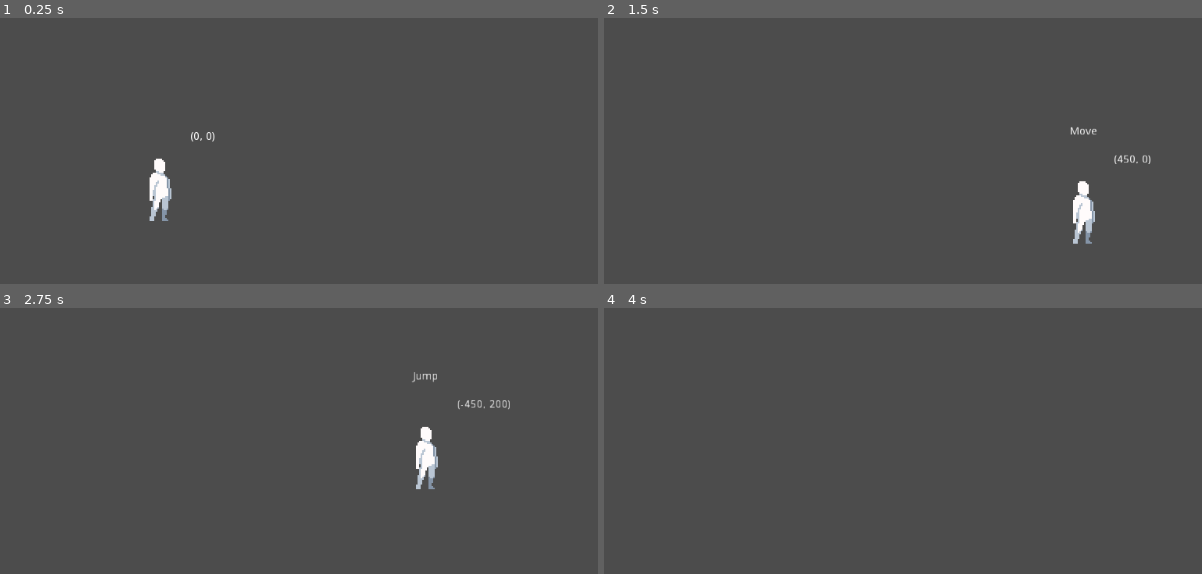
Above: before the commit, frames 1-4 (two rows, left to right).
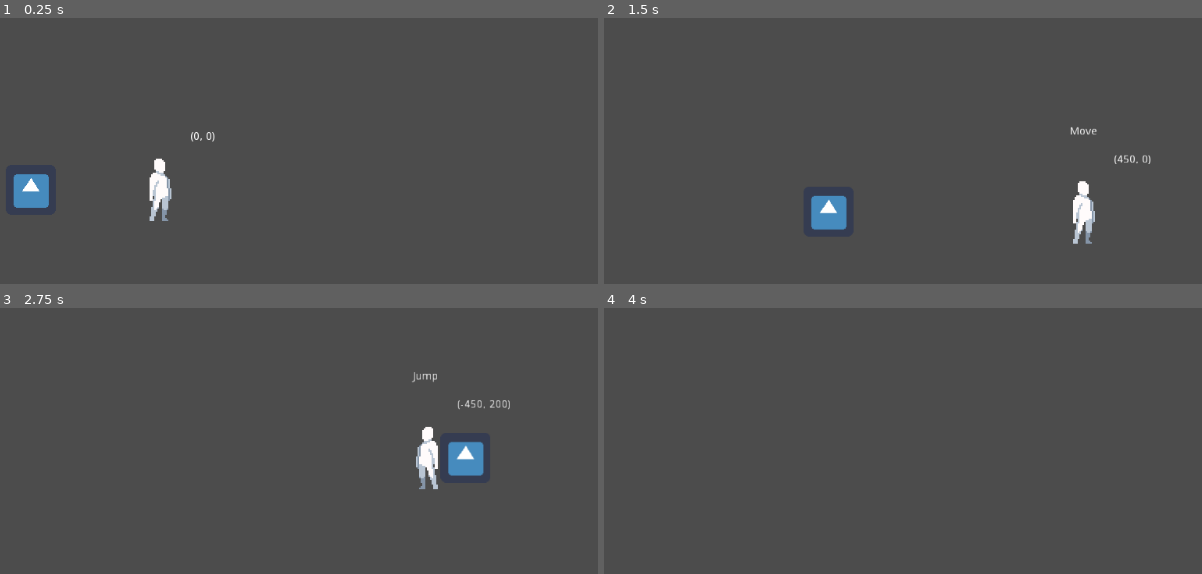
Above: after the commit, the same moments.

Repository: yhharryc/GodotWild
Game: Godot game, scene res://game/scenes/Game.tscn
Two runs of this game, one before a commit and one after it. Both use one fixed random seed, a clock stepped at 60 frames per second and the inputs below. The engine's default icon, where the game draws it, is replaced by a stand-in: a white triangle on a blue panel in a dark square.
Inputs:
- Up to frame 1 (0.25 s): no input
- Up to frame 2 (1.5 s): tap Enter at 0.5 s; hold D (move_right) from 0.53 s (still down); tap Space (jump) at 0.77 s
- Up to frame 3 (2.75 s): tap Space (jump) at 1.52 s; release D (move_right) at 2.03 s; hold Left (move_left) from 2.03 s (still down)
- Up to frame 4 (4 s): release Left (move_left) at 2.78 s; hold D (move_right) from 2.78 s (still down); tap Space (jump) at 3.02, 3.77 s

The runs differ from the first frame. In frame 1, 0.8% of the frame differs, in the area x 2-9%, y 58-72%; in frame 2, 0.8%; in frame 3, 1.2%, in the area x 69-81%, y 44-69%; in frame 4, nothing differs.

Commit message:
first step

Diff:
--- /dev/null
+++ b/game/resources/animations/player/player_idle.tres
@@ -0,0 +1,25 @@
+[gd_resource type="Animation" load_steps=8 format=2]
+
+[ext_resource path="res://game/resources/sprites/player/states/idle/1.png" type="Texture" id=1]
+[ext_resource path="res://game/resources/sprites/player/states/idle/2.png" type="Texture" id=2]
+[ext_resource path="res://game/resources/sprites/player/states/idle/3.png" type="Texture" id=3]
+[ext_resource path="res://game/resources/sprites/player/states/idle/4.png" type="Texture" id=4]
+[ext_resource path="res://game/resources/sprites/player/states/idle/7.png" type="Texture" id=5]
+[ext_resource path="res://game/resources/sprites/player/states/idle/5.png" type="Texture" id=6]
+[ext_resource path="res://game/resources/sprites/player/states/idle/6.png" type="Texture" id=7]
+
+[resource]
+resource_name = "player_idle"
+loop = true
+tracks/0/type = "value"
+tracks/0/path = NodePath("Sprite:texture")
+tracks/0/interp = 1
+tracks/0/loop_wrap = true
+tracks/0/imported = false
+tracks/0/enabled = true
+tracks/0/keys = {
+"times": PoolRealArray( 0, 0.2, 0.3, 0.4, 0.5, 0.6, 0.8 ),
+"transitions": PoolRealArray( 1, 1, 1, 1, 1, 1, 1 ),
+"update": 1,
+"values": [ ExtResource( 1 ), ExtResource( 2 ), ExtResource( 3 ), ExtResource( 4 ), ExtResource( 6 ), ExtResource( 7 ), ExtResource( 5 ) ]
+}
--- a/game/scenes/Game.tscn
+++ b/game/scenes/Game.tscn
@@ -1,8 +1,13 @@
-[gd_scene load_steps=3 format=2]
+[gd_scene load_steps=6 format=2]
 
 [ext_resource path="res://game/scenes/actors/Player.tscn" type="PackedScene" id=1]
+[ext_resource path="res://game/scripts/actors/Friend.gd" type="Script" id=2]
+[ext_resource path="res://icon.png" type="Texture" id=3]
 
 [sub_resource type="RectangleShape2D" id=1]
+
+[sub_resource type="CircleShape2D" id=2]
+radius = 32.0
 
 [node name="Game" type="Node"]
 
@@ -23,3 +28,16 @@
 
 [node name="Player" parent="." instance=ExtResource( 1 )]
 position = Vector2( 464, 193 )
+
+[node name="Friend" type="KinematicBody2D" parent="."]
+position = Vector2( 298, 237 )
+collision_layer = 0
+collision_mask = 0
+script = ExtResource( 2 )
+targetPath = NodePath("../Player")
+
+[node name="Sprite" type="Sprite" parent="Friend"]
+texture = ExtResource( 3 )
+
+[node name="CollisionShape2D" type="CollisionShape2D" parent="Friend"]
+shape = SubResource( 2 )
--- a/game/scenes/actors/Player.tscn
+++ b/game/scenes/actors/Player.tscn
@@ -15,6 +15,7 @@
 [ext_resource path="res://game/resources/sprites/player/states/idle/7.png" type="Texture" id=13]
 [ext_resource path="res://game/resources/sprites/player/states/idle/5.png" type="Texture" id=14]
 [ext_resource path="res://game/resources/sprites/player/states/idle/6.png" type="Texture" id=15]
+[ext_resource path="res://game/resources/animations/player/player_idle.tres" type="Animation" id=16]
 
 [sub_resource type="SpriteFrames" id=1]
 animations = [ {
@@ -33,17 +34,34 @@
 radius = 13.0
 height = 53.0
 
-[sub_resource type="AnimationNodeStateMachine" id=3]
-
-[sub_resource type="AnimationNodeStateMachinePlayback" id=4]
+[sub_resource type="Animation" id=3]
+length = 0.001
+tracks/0/type = "value"
+tracks/0/path = NodePath("Sprite:texture")
+tracks/0/interp = 1
+tracks/0/loop_wrap = true
+tracks/0/imported = false
+tracks/0/enabled = true
+tracks/0/keys = {
+"times": PoolRealArray( 0 ),
+"transitions": PoolRealArray( 1 ),
+"update": 0,
+"values": [ ExtResource( 1 ) ]
+}
 
 [node name="Player" type="KinematicBody2D"]
 script = ExtResource( 2 )
 
+[node name="Sprite" type="Sprite" parent="."]
+scale = Vector2( 2, 2 )
+texture = ExtResource( 1 )
+
 [node name="AnimatedSprite" type="AnimatedSprite" parent="."]
+visible = false
 scale = Vector2( 2, 2 )
 frames = SubResource( 1 )
 animation = "player_idle"
+frame = 1
 
 [node name="CollisionShape2D" type="CollisionShape2D" parent="."]
 position = Vector2( 0, 45 )
@@ -82,11 +100,9 @@
 margin_bottom = -17.0
 script = ExtResource( 8 )
 
-[node name="AnimationTree" type="AnimationTree" parent="."]
-tree_root = SubResource( 3 )
-anim_player = NodePath("../AnimationPlayer")
-parameters/playback = SubResource( 4 )
+[node name="AnimationPlayer" type="AnimationPlayer" parent="."]
+anims/RESET = SubResource( 3 )
+anims/player_idle = ExtResource( 16 )
 
-[node name="AnimationPlayer" type="AnimationPlayer" parent="."]
-
+[connection signal="direction_changed" from="." to="." method="_on_Player_direction_changed"]
 [connection signal="state_changed" from="StateMachine" to="Debugs/Label" method="_on_StateMachine_state_changed"]
--- /dev/null
+++ b/game/scripts/actors/Friend.gd
@@ -0,0 +1,53 @@
+extends KinematicBody2D
+
+export(NodePath) var targetPath
+export(int) var record_num = 3
+export(float) var min_speed = 5
+var target
+
+var velocity
+var accel = Vector2()
+var target_velocities=[]
+
+# Called when the node enters the scene tree for the first time.
+func _ready():
+	target = get_node(targetPath)
+
+	pass # Replace with function body.
+
+func record_velocity(velocity:Vector2):
+	if target_velocities.size()<record_num:
+		target_velocities.append(velocity)
+	else:
+		target_velocities.erase(0)
+		target_velocities.append(velocity)
+	pass
+# Called every frame. 'delta' is the elapsed time since the previous frame.
+#func _process(delta):
+#	pass
+func calculate_velocity():
+	if target_velocities.size()>0:
+		var sum = Vector2()
+		for i in range(target_velocities.size()):
+			sum+=modify_direction(target_velocities[i])
+		var temp = sum/target_velocities.size() *1.5
+		if temp.distance_to(Vector2())<min_speed:
+			temp = Vector2()
+			pass
+		velocity = temp
+
+func modify_direction(velocity:Vector2):
+	velocity.x = abs(velocity.x)*get_direction_to_target().x
+	return velocity
+	pass
+
+func get_vector_to_target():
+	return (target.global_position - self.global_position)
+
+func get_direction_to_target():
+	return get_vector_to_target().normalized()
+
+func _physics_process(delta):
+	record_velocity(target.velocity)
+	calculate_velocity()
+	move_and_slide(velocity)
--- a/game/scripts/actors/Player.gd
+++ b/game/scripts/actors/Player.gd
@@ -26,3 +26,9 @@
 
 func is_grounded():
 	return is_on_floor()
+
+
+
+func _on_Player_direction_changed(new_direction):
+	$Sprite.scale.x = new_direction.x *abs($Sprite.scale.x)
+	pass # Replace with function body.
